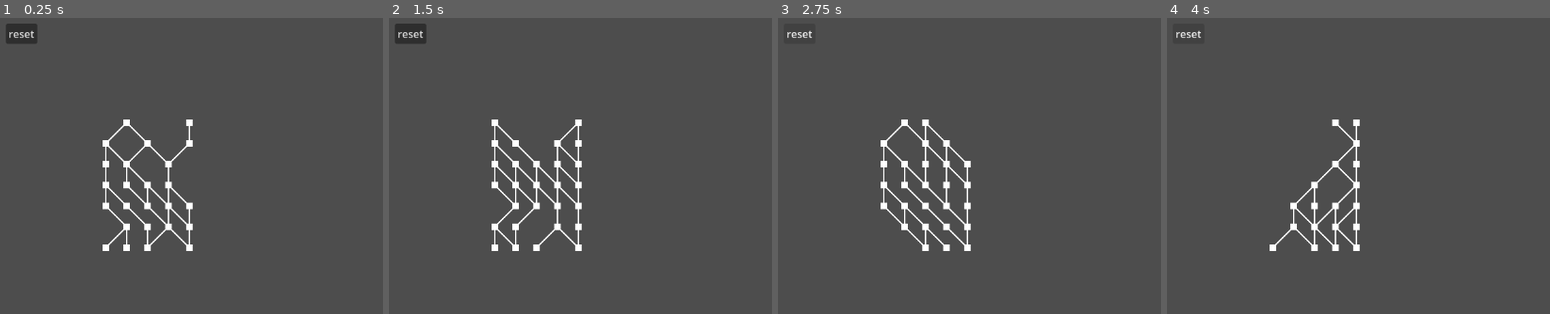
Above: before the commit, frames 1-4 (left to right).
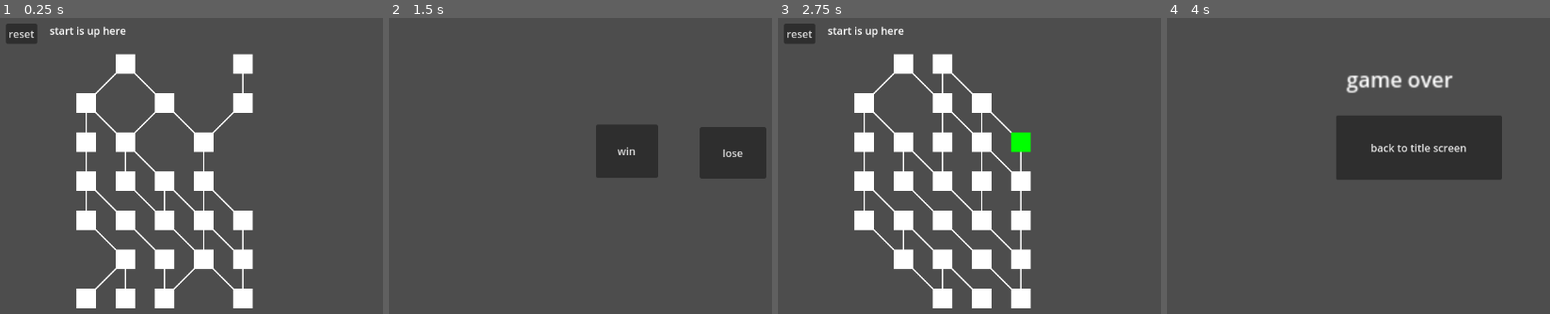
Above: after the commit, the same moments.

Repository: otamatoni/mhcards
Game: Godot game, scene res://Scenes/map.tscn
The game is run twice, just before and just after one commit, with the same random seed, the same clock (stepped at 60 frames per second) and the same inputs. The engine's default icon, where the game draws it, is replaced by a stand-in: a white triangle on a blue panel in a dark square.
Inputs (mouse positions are in pixels of both pictures, inside the frame that each line leads up to):
- Up to frame 1 (0.25 s): no input
- Up to frame 2 (1.5 s): click "reset" at 0.5 s; click (477, 65) at 1.27 s
- Up to frame 3 (2.75 s): click "reset" (after the commit: "win") at 2 s
- Up to frame 4 (4 s): click (1293, 65) at 2.77 s; click "reset" (after the commit: "lose") at 3.5 s

The runs differ from the first frame. In frame 1, 12% of the frame differs, in the area x 13-67%, y 2-99%; in frame 2, 8.6%; in frame 3, 13%; in frame 4, 11%.

Commit message:
tryna add buttons to the map

Diff:
--- /dev/null
+++ b/Scenes/battle.tscn
@@ -0,0 +1,27 @@
+[gd_scene load_steps=3 format=3 uid="uid://cbc45rpsooh3a"]
+
+[ext_resource type="Script" uid="uid://d1nhtnr2sf7ti" path="res://Scripts/win.gd" id="1_oxf17"]
+[ext_resource type="Script" uid="uid://u1tokpl701d2" path="res://Scripts/lose.gd" id="2_1ruyk"]
+
+[node name="Battle" type="Node2D"]
+
+[node name="CanvasLayer" type="CanvasLayer" parent="."]
+
+[node name="Win" type="Button" parent="CanvasLayer"]
+offset_left = 320.0
+offset_top = 168.0
+offset_right = 415.0
+offset_bottom = 250.0
+text = "win"
+script = ExtResource("1_oxf17")
+
+[node name="Lose" type="Button" parent="CanvasLayer"]
+offset_left = 479.0
+offset_top = 172.0
+offset_right = 581.0
+offset_bottom = 251.0
+text = "lose"
+script = ExtResource("2_1ruyk")
+
+[connection signal="button_up" from="CanvasLayer/Win" to="CanvasLayer/Win" method="_on_button_up"]
+[connection signal="button_up" from="CanvasLayer/Lose" to="CanvasLayer/Lose" method="_on_button_up"]
--- /dev/null
+++ b/Scenes/gameOver.tscn
@@ -0,0 +1,31 @@
+[gd_scene load_steps=2 format=3 uid="uid://df0t1xkmyqsai"]
+
+[ext_resource type="Script" uid="uid://bfv5fs738nhyc" path="res://Scripts/back_title_button.gd" id="1_houp4"]
+
+[node name="Gameover" type="Control"]
+layout_mode = 3
+anchors_preset = 15
+anchor_right = 1.0
+anchor_bottom = 1.0
+grow_horizontal = 2
+grow_vertical = 2
+
+[node name="BackTitleButton" type="Button" parent="."]
+layout_mode = 0
+offset_left = 262.0
+offset_top = 154.0
+offset_right = 516.0
+offset_bottom = 253.0
+text = "back to title screen"
+script = ExtResource("1_houp4")
+
+[node name="Label" type="Label" parent="."]
+layout_mode = 0
+offset_left = 278.0
+offset_top = 75.0
+offset_right = 360.0
+offset_bottom = 98.0
+scale = Vector2(2, 2)
+text = "game over"
+
+[connection signal="button_up" from="BackTitleButton" to="BackTitleButton" method="_on_button_up"]
--- a/Scenes/map.tscn
+++ b/Scenes/map.tscn
@@ -24,4 +24,12 @@
 text = "reset"
 script = ExtResource("1_ci6au")
 
+[node name="Label" type="Label" parent="."]
+layout_mode = 0
+offset_left = 79.0
+offset_top = 12.0
+offset_right = 119.0
+offset_bottom = 35.0
+text = "start is up here"
+
 [connection signal="button_up" from="ResetButton" to="ResetButton" method="_on_button_up"]
--- /dev/null
+++ b/Scripts/back_title_button.gd
@@ -0,0 +1,5 @@
+extends Button
+
+
+func _on_button_up() -> void:
+	get_tree().change_scene_to_file("res://Scenes/titleScreen.tscn")
--- a/Scripts/game_controller.gd
+++ b/Scripts/game_controller.gd
@@ -8,11 +8,9 @@
 var map = []
 var paths = {}
 var map_gui_positions = []
-
+var square_size = 30
 
 func _ready() -> void:
-	print()
-
 	# generate grid
 	var row
 	for i in range(num_layers):
@@ -95,14 +93,33 @@
 		row.fill(Vector2(0, 0))
 		map_gui_positions.append(row)
 
+
+	var disabled_color = StyleBoxFlat.new()
+	disabled_color.bg_color = Color(0.5, 0.5, 0.5)
+	var normal_color = StyleBoxFlat.new()
+	normal_color.bg_color = Color(1, 1, 1)
+	var hover_color = StyleBoxFlat.new()
+	hover_color.bg_color = Color(0, 1, 0)
+	var pressed_color = StyleBoxFlat.new()
+	pressed_color.bg_color = Color(1, 1, 0)
+
 	for y in range(num_layers):
 		for x in range(nodes_per_layer):
 			if map[y][x][1] == 1:
-				var node = ColorRect.new()
-				node.color = Color(255, 255, 255)
-				node.size = Vector2(10, 10)
+				var node = Button.new()
+
+				node.add_theme_stylebox_override('disabled', disabled_color)
+				node.add_theme_stylebox_override('normal', normal_color)
+				node.add_theme_stylebox_override('hover', hover_color)
+				node.add_theme_stylebox_override('pressed', pressed_color)
+				node.button_up.connect(node_up)
+
+
+				node.size = Vector2(square_size, square_size)
+				node.disabled = false
+				node.focus_mode = Control.FOCUS_NONE
 				add_child(node)
-				node.position = Vector2((x+5) * 32, (y+5) * 32)
+				node.position = Vector2((x+2) * square_size*2, (y+1) * square_size*2)
 				map_gui_positions[y][x] = node.position
 
 
@@ -112,11 +129,14 @@
 	for pos_from_str in paths.keys():
 		pos_from = JSON.parse_string(pos_from_str)
 		pos_from = map_gui_positions[pos_from[0]][pos_from[1]]
-		pos_from[0] += 5
-		pos_from[1] += 5
+		pos_from[0] += square_size / 2
+		pos_from[1] += square_size / 2
 		for pos_to in paths[pos_from_str]:
 			pos_to = map_gui_positions[pos_to[0]][pos_to[1]]
-			pos_to[0] += 5
-			pos_to[1] += 5
-			draw_line(pos_from, pos_to, Color(255, 255, 255), 2)
+			pos_to[0] += square_size / 2
+			pos_to[1] += square_size / 2
+			draw_line(pos_from, pos_to, Color(1, 1, 1), 2)
 			print('from %s to %s' % [pos_from, pos_to])
+
+func node_up() -> void:
+	get_tree().change_scene_to_file("res://Scenes/battle.tscn")
--- /dev/null
+++ b/Scripts/lose.gd
@@ -0,0 +1,4 @@
+extends Button
+
+func _on_button_up() -> void:
+	get_tree().change_scene_to_file("res://Scenes/gameOver.tscn")
--- /dev/null
+++ b/Scripts/win.gd
@@ -0,0 +1,4 @@
+extends Button
+
+func _on_button_up() -> void:
+	get_tree().change_scene_to_file("res://Scenes/map.tscn")
Not shown, added: Scripts/back_title_button.gd.uid
Not shown, added: Scripts/lose.gd.uid
Not shown, added: Scripts/win.gd.uid
